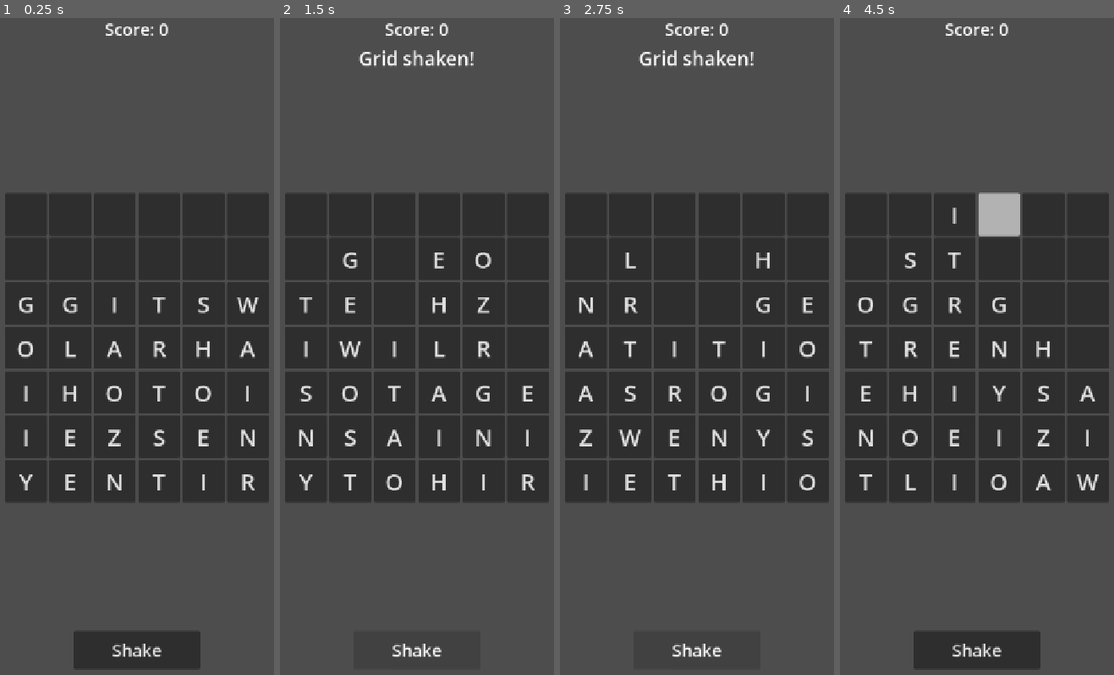
Above: before the commit, frames 1-4 (left to right).
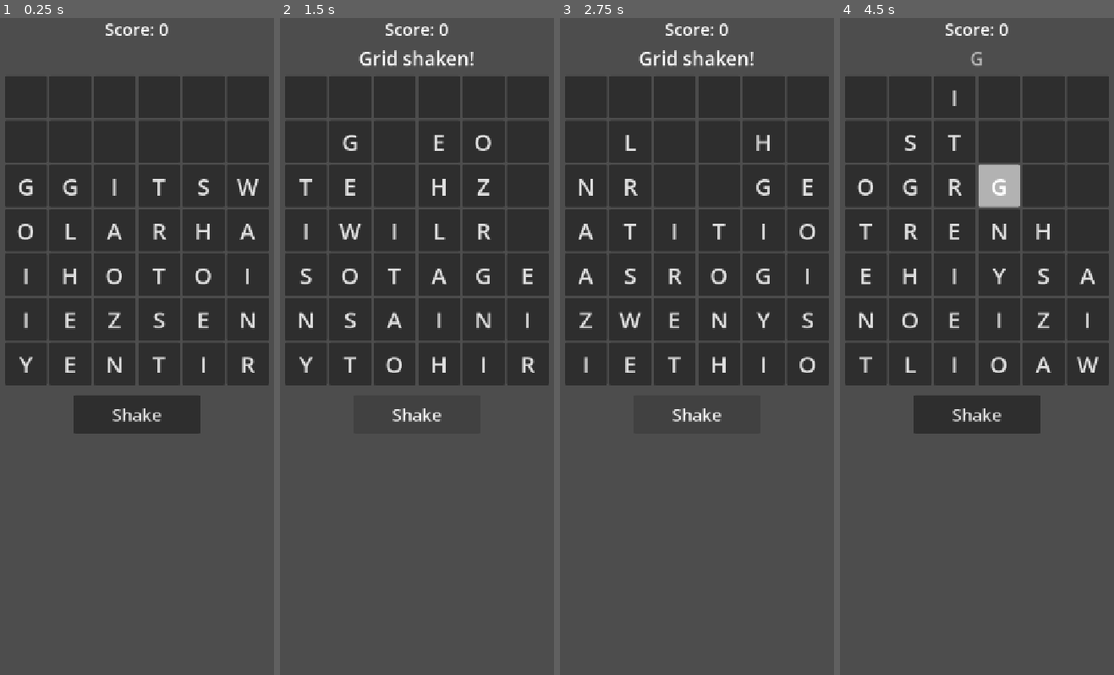
Above: after the commit, the same moments.

Repository: lux-sp4rk/wrdfall
Game: Godot game, scene res://scenes/LoomDrop.tscn
Same seed, same stepped clock (60 frames per second), same inputs: the game is played once before the commit and once after it.
Inputs (mouse positions are in pixels of both pictures, inside the frame that each line leads up to):
- Up to frame 1 (0.25 s): no input
- Up to frame 2 (1.5 s): click "Shake" at 0.5 s; click "Shake" at 1.25 s
- Up to frame 3 (2.75 s): click "Shake" at 2 s
- Up to frame 4 (4.5 s): tap Enter at 2.75, 4.25 s; move the mouse to (1061, 307) at 2.77 s; click (1061, 307) at 2.92 s; tap Space at 3.5 s; move the mouse to (900, 379) at 3.52 s; click (900, 379) at 3.67 s; move the mouse to (1015, 195) at 4.27 s; click (1015, 195) at 4.42 s

The runs differ from the first frame. In frame 1, 35% of the frame differs, in the area x 1-99%, y 8-99%; in frame 2, 32%; in frame 3, 33%; in frame 4, 36%, in the area x 1-99%, y 5-99%.

Commit message:
fix: remove GridCenter size flags in LoomDrop scene

Diff:
--- a/godot/scenes/LoomDrop.tscn
+++ b/godot/scenes/LoomDrop.tscn
@@ -44,8 +44,6 @@
 
 [node name="GridCenter" type="CenterContainer" parent="MarginContainer/VBox"]
 layout_mode = 2
-size_flags_vertical = 3
-size_flags_stretch_ratio = 0.7
 
 [node name="GridContainer" type="GridContainer" parent="MarginContainer/VBox/GridCenter"]
 unique_name_in_owner = true
